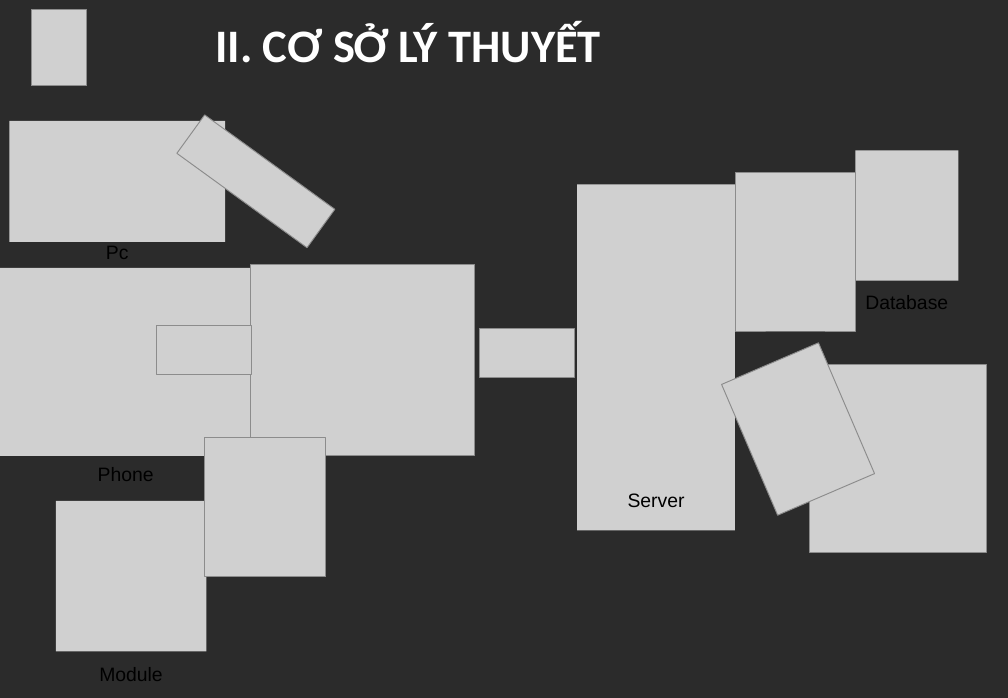
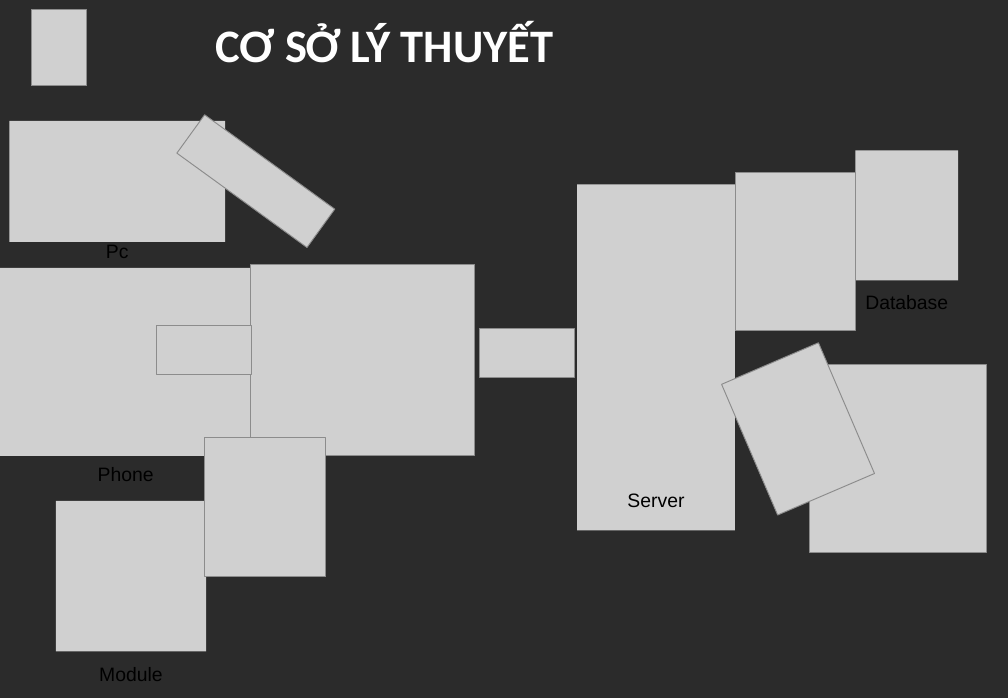
Before and after one commit to linh236/document_LVTN_2020, a slide deck: slide 7 of document/LVTN_2020_NQL.pptx. Drawn at 1008x698 pixels with LibreOffice and Linux fonts; fonts in the diff are those of the drawing; grey boxes stand for pictures; background and template pictures are left out; a plain dark background stands for a picture behind light text. Boxes give left, top, right and bottom in pixels: in the first picture for what was removed or moved away, otherwise in the second. Text is boxed around its words. In the diff, an @@ line names an element or a change of style, - is before the commit and + after.

```diff
--- a/document/LVTN_2020_NQL.pptx
+++ b/document/LVTN_2020_NQL.pptx
@@ text at (215,24,554,63): text changed @@
-II. CƠ SỞ LÝ THUYẾT
+CƠ SỞ LÝ THUYẾT
```
Also in this commit, not shown: 18 other slides changed, 1 slide added, 1 slide removed, 10 other files.
